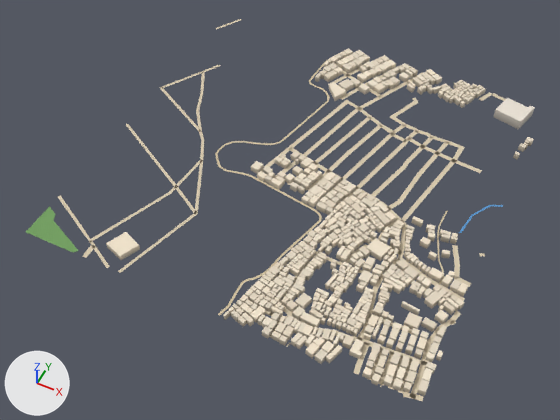
Renders of the glTF model public/assets/bengaluru-region-v1/tiles/t2_7-l0.glb from each side of a commit.
One viewpoint serves both versions: a camera (50 mm lens) standing at (1541.0, 3099.0, 712.0) and looking at (1243.0, 3696.0, -34.0). Arrows for +X, +Y and +Z are at lower left; the lights stay in place. The picture after the commit comes second. Vertices at exactly the same position are counted once.

Objects in the first picture: 'building', 'ground' and 1 more.
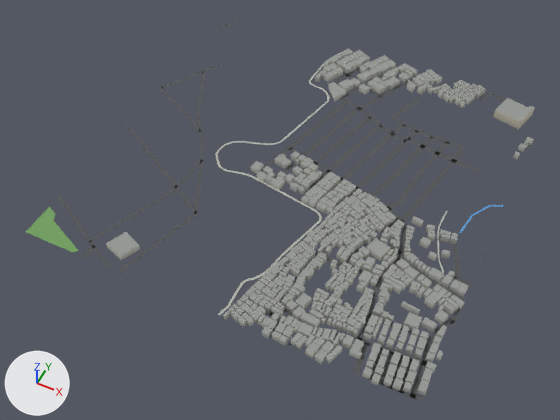
Location of each change, (x1, y1, x2, y2) in pixels of the pictures (560 x 420 px; the box of a moved part takes in the faces that stretch with it):
part 1 of me_building, recoloured (darker): (106, 48, 535, 396) in both
part 2 of me_ground, rebuilt (9% taller): before (216, 19, 241, 29); after (216, 19, 242, 30)
part 3 of me_ground, moved or reshaped: (58, 53, 498, 401) in both
part 4 of me_ground, recoloured: before (58, 60, 506, 399); after (58, 53, 506, 399)

What changed in the scene script:
```text
Change me_building:
    used by ob_building; location = (1000.0, 3500.0, 0.0)
    remove me_building.from_pydata(...)  # 5058 vertices, 6349 faces; spans x 101.0..504.0, y -5.0..506.0, z 0.0..14.0
    add me_building.from_pydata(...)  # 5058 vertices, 7636 faces; spans x 101.0..504.0, y -5.0..506.0, z 0.0..14.0
    me_building part 1: 6349 kept faces spanning x 101.0..504.0, y -5.0..506.0, z 0.0..14.0 get new vertex colours
Change me_ground:
    used by ob_ground; location = (1000.0, 3500.0, 0.0)
    remove me_ground.from_pydata(...)  # 770 vertices, 640 faces; spans x -2.0..503.0, y -3.0..503.0, z 1.0
    add me_ground.from_pydata(...)  # 781 vertices, 653 faces; spans x 0.0..500.0, y 0.0..500.0, z 1.0
    me_ground part 2: the loose piece of 6 vertices spanning x -2.0..24.0, y 459.0..501.0, z 1.0 is rebuilt with 6 vertices and now spans x 0.0..25.0, y 456.0..500.0, z 1.0
    me_ground part 3
    45 vertices are removed from x -1.0..503.0, y -3.0..501.0, z 1.0
    68 faces are deleted
    4 vertices in x 1.0..414.0, y 43.0..216.0, z 1.0 move by (-1.0, 1.0, 0.0)
    4 vertices in x -1.0..417.0, y 41.0..213.0, z 1.0 move by (1.0, -1.0, 0.0)
    3 vertices in x 292.0..406.0, y 214.0..499.0, z 1.0 move by (0.0, 1.0, 0.0)
    3 vertices in x 286.0..401.0, y 212.0..501.0, z 1.0 move by (0.0, -1.0, 0.0)
    25 vertices move from x 1.0..499.0, y 41.0..503.0, z 1.0 to x 0.0..500.0, y 41.0..500.0, z 1.0
    56 vertices are added at x 0.0..500.0, y 0.0..500.0, z 1.0
    81 new faces join them
    me_ground part 4: 556 kept faces spanning x 0.0..500.0, y 0.0..500.0, z 1.0 get new vertex colours; the middle colour goes from beige #d7c9ae to dark grey #535556
```
